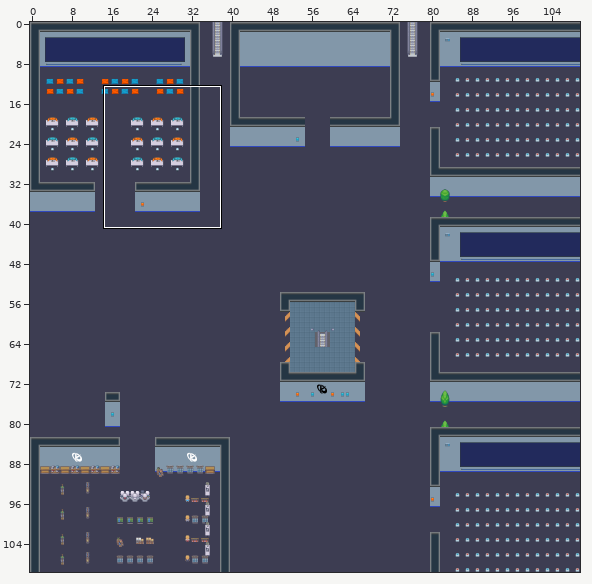
Two states of a Tiled map (JSON), baseeffect.tmj. The picture above shows the old version from afar; the outline marks the close-up.
Close-up. First the earlier version:
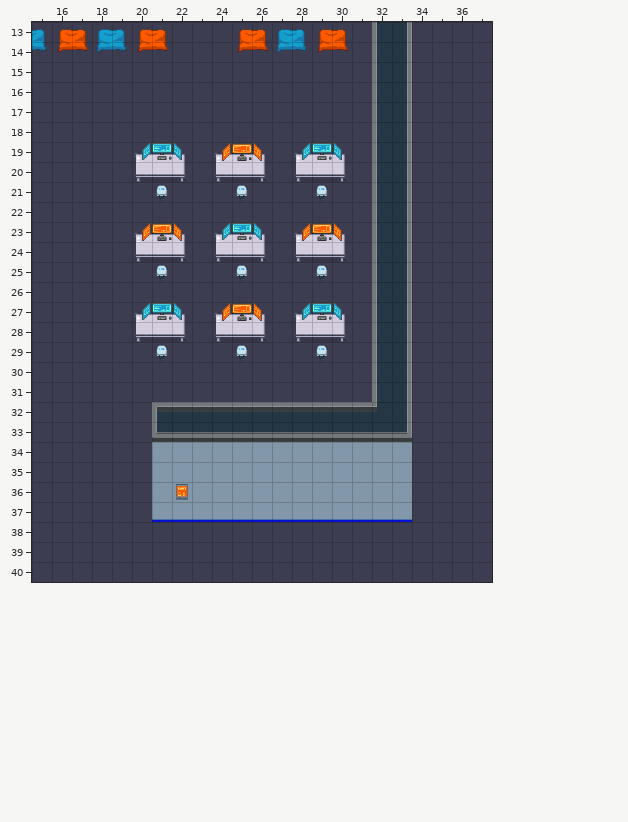
Cells are 32x32 px. Shown: x 15..37, y 13..40. The commit also changed other parts of the map, which this record leaves out.
Once edited:
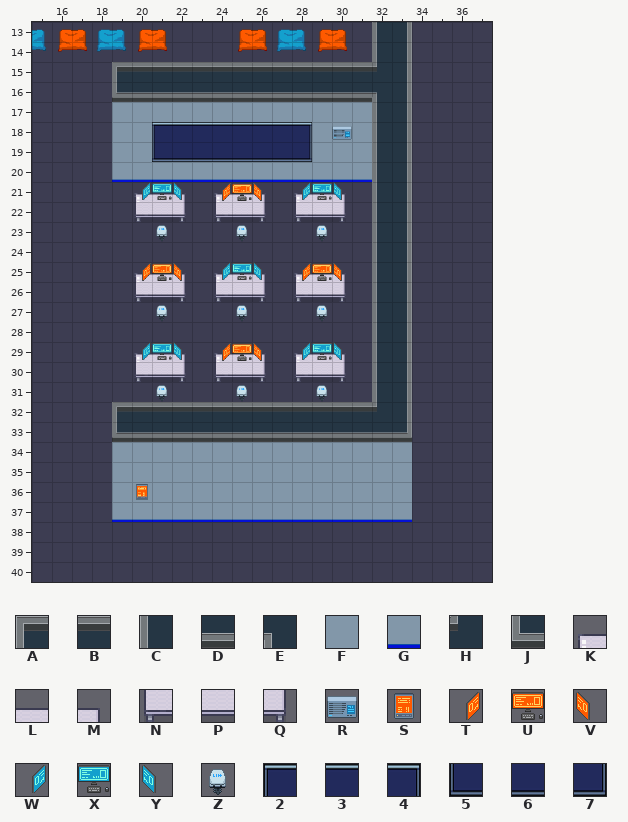
Key: from "Chunk 1": A 25, B 26, C 32, D 34, E 36, F 41, G 56 turned 180, H 59, J 61, K 93, L 94, M 95, N 96, P 97, Q 98, R 102, S 103, T 104, U 105, V 106, W 107, X 108, Y 109, Z 110, 2 198, 3 199, 4 201, 5 206, 6 207, 7 208.
_ is an empty cell.
Tiles replaced or removed in this view: A, C, J, K, L, M, N, P, Q, S, T, U, V, W, X, Y, Z.
What changed:
Changed rows in their new state; . is an unchanged cell.
Layer "walls/walls1":
first column x 19:
15 ABBBBBBBBBBBBH
16 JDDDDDDDDDDDDE
17 FFFFFFFFFFFFF.
18 FFFFFFFFFFFFF.
19 FFFFFFFFFFFFF.
20 GGGGGGGGGGGGG.
first column x 19:
32 ABB
33 JDD
34 FF.
35 FF.
36 FF.
37 GG.
Layer "furniture/furniture1":
first column x 20:
19 ___.___.___
20 ___.___.___
21 KLM.KLM.KLM
22 NPQ.NPQ.NPQ
23 ___.___.___
24 ___.___.___
25 KLM.KLM.KLM
26 NPQ.NPQ.NPQ
27 ___.___.___
28 ___.___.___
29 KLM.KLM.KLM
30 NPQ.NPQ.NPQ
Layer "furniture/furniture2":
first column x 20:
18 ..........R
19 ___.___.___
21 WXY.TUV.WXY
23 _Z_._Z_._Z_
25 TUV.WXY.TUV
27 _Z_._Z_._Z_
29 WXY.TUV.WXY
31 .Z...Z...Z.
first column x 20:
36 S._
Layer "above/above1":
first column x 21:
18 23333334
19 56666667
Pixel boxes of the changes (left, top, right, bottom) in both close-ups:
changed: (112, 62, 377, 522)
